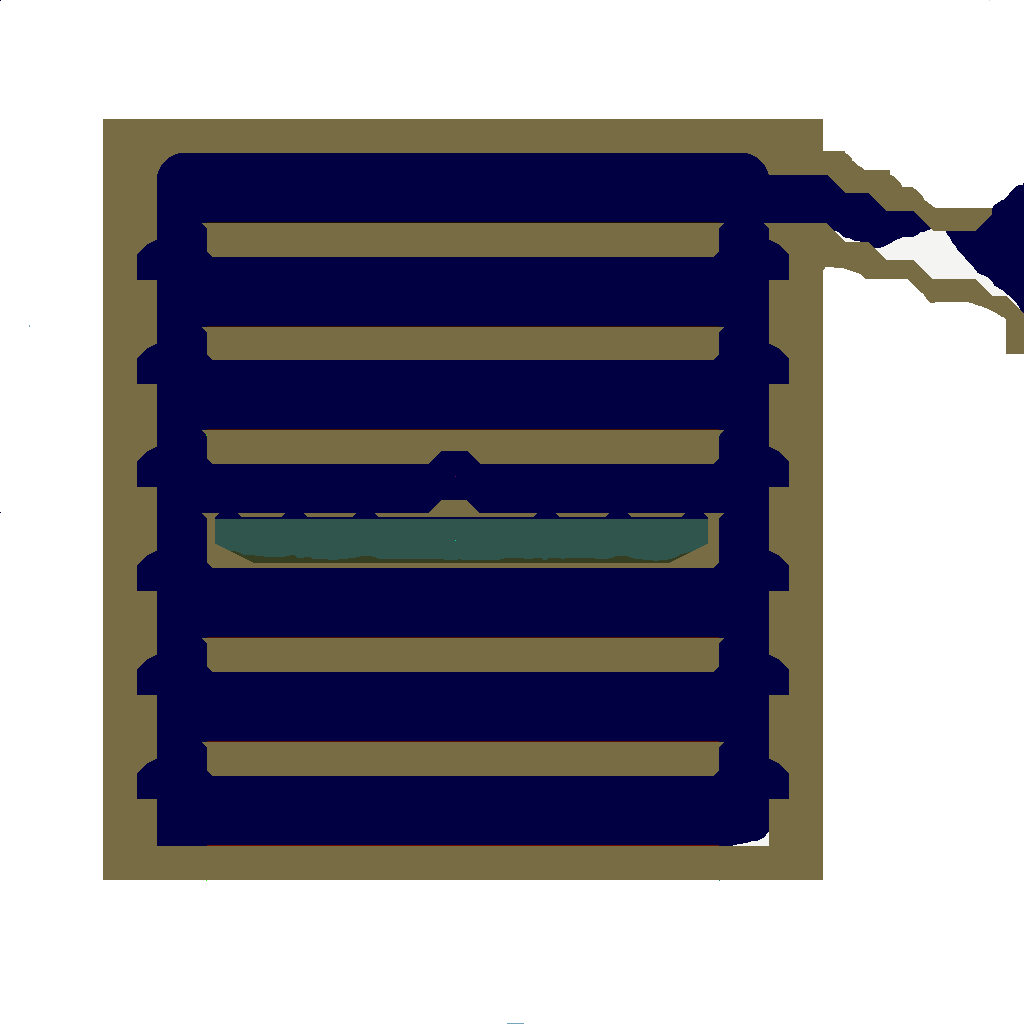
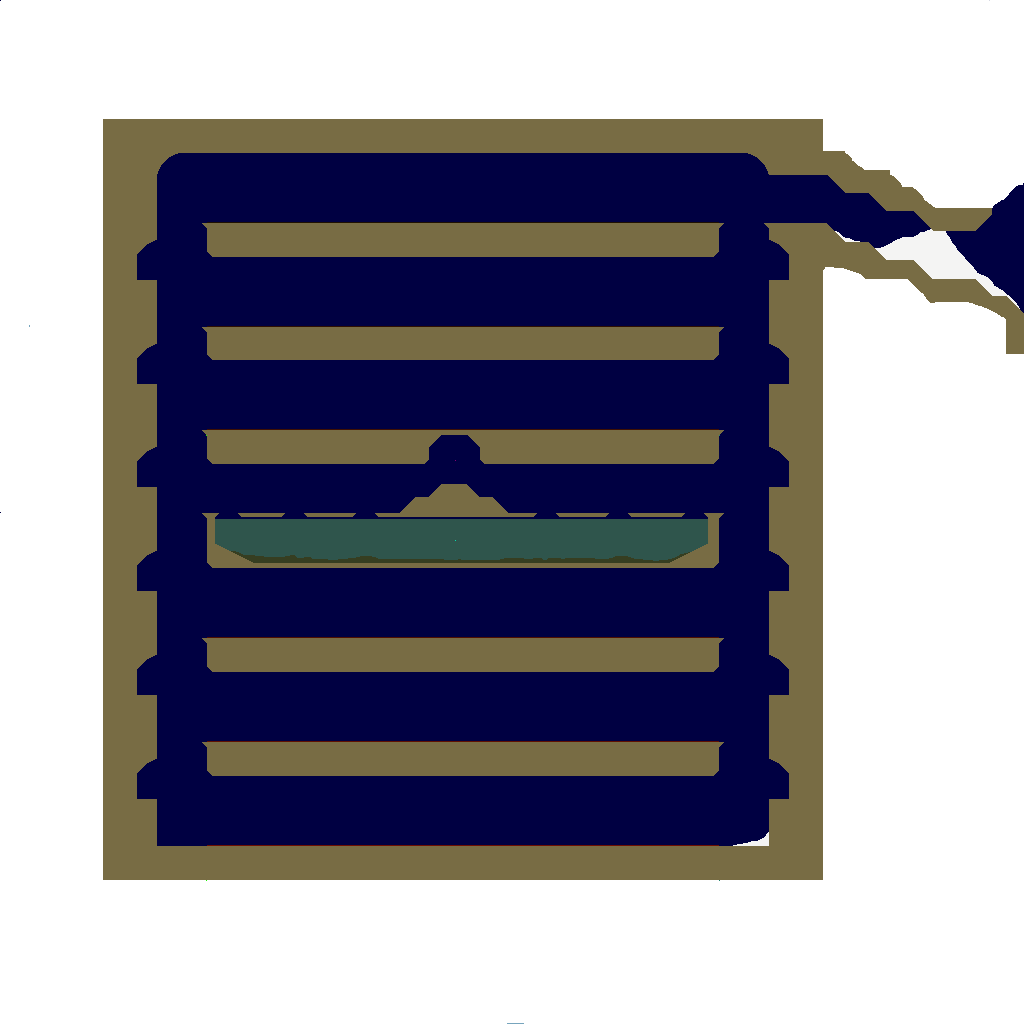
Revision of a layered 1024×1024 image; what changed, layer by layer:
painted on "Layer copy" over [400, 435, 508, 513]
